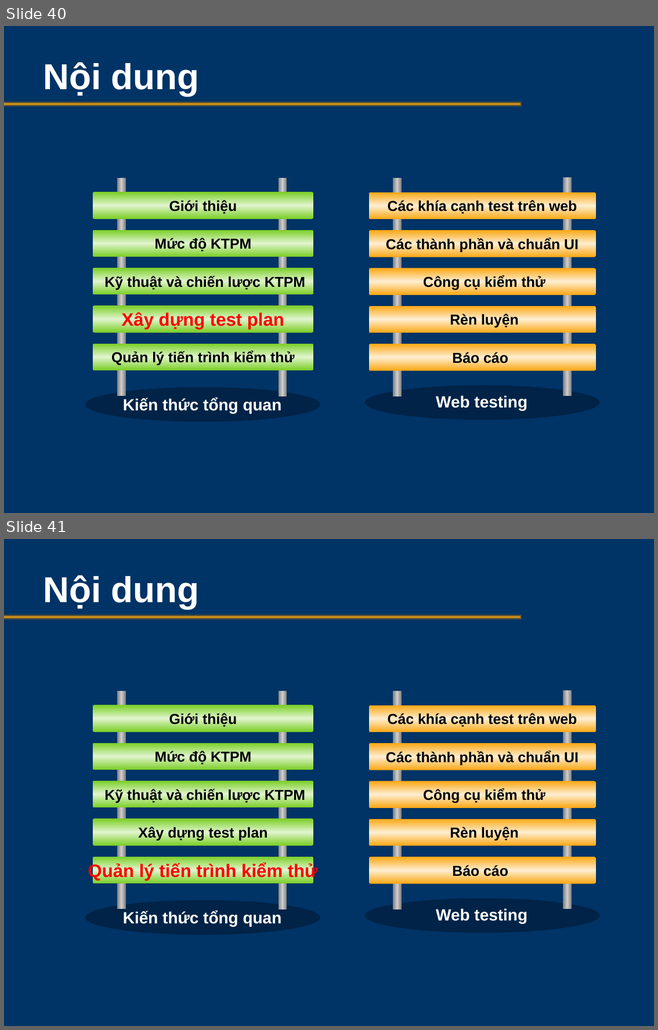
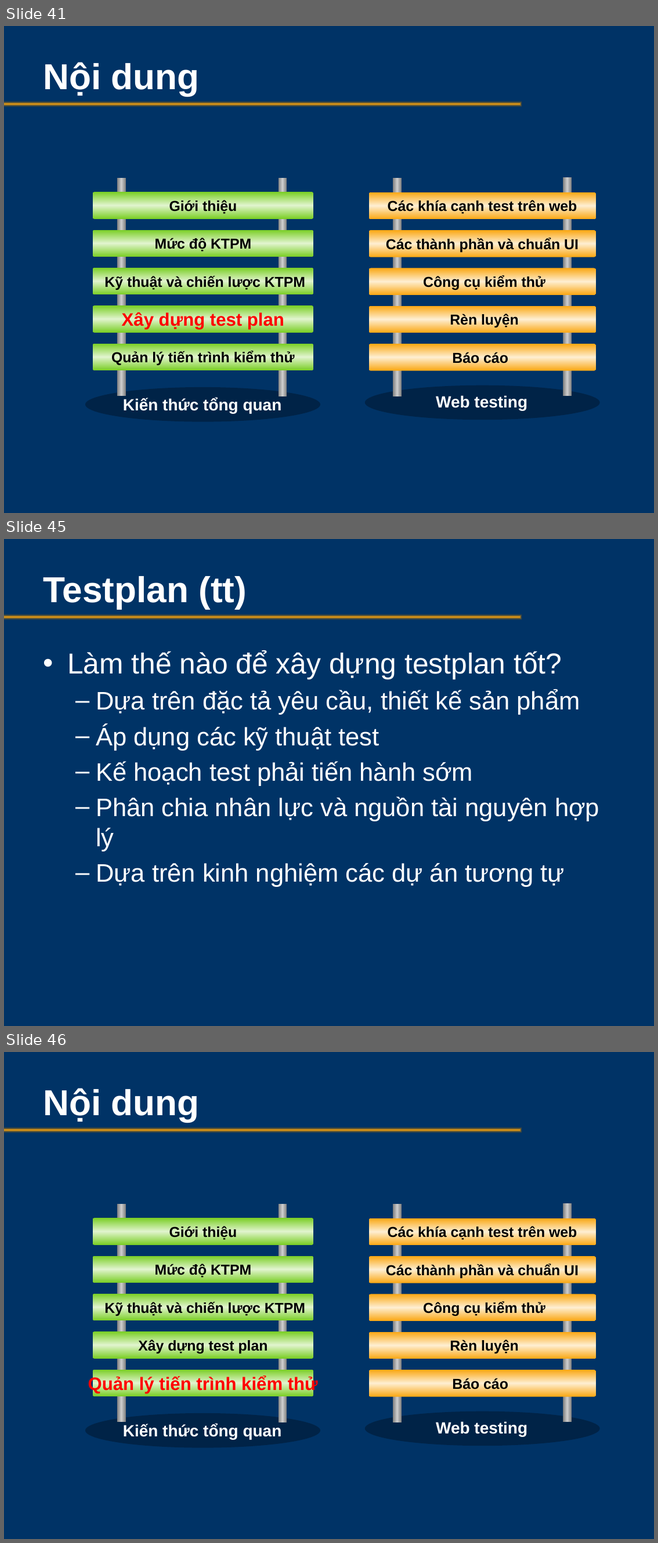
Before and after one commit to testervn/ka-caohoc, a slide deck: QA-QC/SoftwareTesting.pptx. Shown one above the other, each under a label of ours: slides 40 and 41 before the commit, slides 41, 45 and 46 after it; the slides between them are not shown. The pictures are 658x1030 and 658x1543 pixels, drawn with LibreOffice and Linux fonts; fonts in the diff are those of the drawing; background and template pictures are left out. Boxes give left, top, right and bottom in pixels: in the first picture for what was removed or moved away, otherwise in the second. Text is boxed around its words. In the diff, an @@ line names an element or a change of style, - is before the commit and + after.

```diff
--- a/QA-QC/SoftwareTesting.pptx
+++ b/QA-QC/SoftwareTesting.pptx
@@ slide 45 added at (4, 539, 654, 1026), background picture (left out); not listed: 1 template element that a slide beside it also shows @@
@@ title added at (43, 576, 246, 609), 40 pt, text #FFFFFF, bold @@
+Testplan (tt)
@@ text added at (67, 651, 599, 887), 28 pt, text #FFFFFF @@
+• Làm thế nào để xây dựng testplan tốt?
+  – Dựa trên đặc tả yêu cầu, thiết kế sản phẩm
+  – Áp dụng các kỹ thuật test
+  – Kế hoạch test phải tiến hành sớm
+  – Phân chia nhân lực và nguồn tài nguyên hợp lý
+  – Dựa trên kinh nghiệm các dự án tương tự
@@ what was slide 40 is now slide 41 @@
@@ what was slide 41 is now slide 46 @@
```
Also in this commit, not shown: 6 other slides added.
